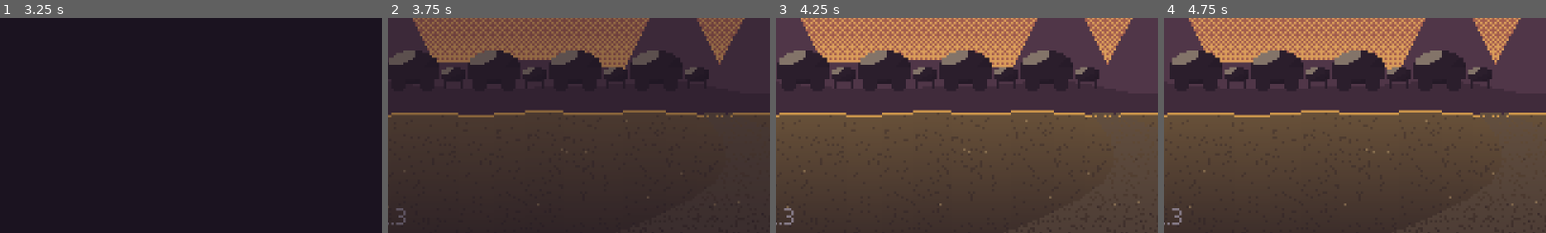
Above: before the commit, frames 1-4 (left to right).
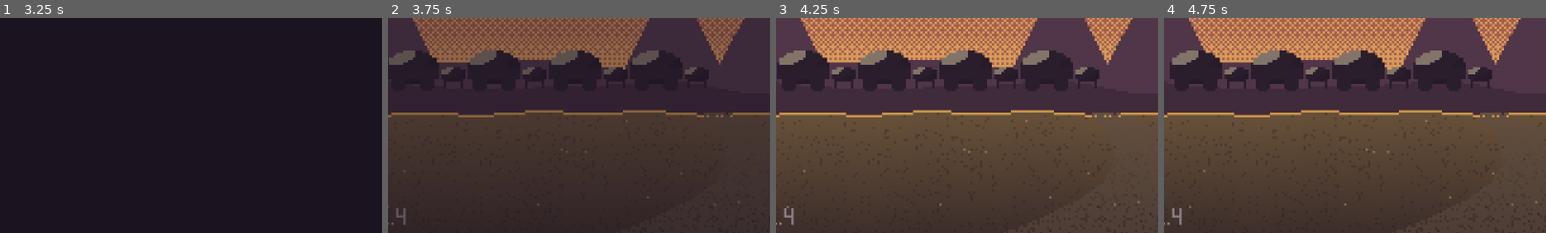
Above: after the commit, the same moments.

Repository: rodriguezric/the_caravan_thief
Game: Godot game, scene res://scenes/shell.tscn
The game is run twice, just before and just after one commit, with the same random seed, the same clock (stepped at 60 frames per second) and the same inputs.
Inputs (mouse positions are % of the whole screen's width and height, from its top left):
- Up to frame 1 (3.25 s): tap Enter at 0.5 s; move the mouse to (72, 45) at 0.52 s; hold Right (right) 0.53-1.25 s; hold Shift (run) 0.53-1.25 s; click (72, 45) at 0.67 s; tap Space at 0.77, 1.07 s; tap Z (accept) at 1.25 s; drag from (30, 55) to (45, 70) at 1.27 s; move the mouse to (60, 28) at 2.02 s; hold Right (right) 2.03-2.75 s; hold Shift (run) 2.03-2.75 s; drag from (45, 70) to (20, 35) at 2.77 s
- Up to frame 2 (3.75 s): move the mouse to (80, 65) at 3.52 s; hold Left (left) from 3.53 s (still down); hold Shift (run) from 3.53 s (still down); tap Keypad Enter at 3.6 s
- Up to frame 3 (4.25 s): keep holding Left (left); keep holding Shift (run); tap Space at 3.77, 4.07 s
- Up to frame 4 (4.75 s): release Left (left) at 4.25 s; release Shift (run) at 4.25 s; drag from (20, 35) to (35, 25) at 4.27 s
The pictures show only the part of the screen within x 7-57%, y 49-99%; the shares and areas given below are measured in that part.

Frame 1 is identical in both runs. In frame 2, less than 0.1% of the frame differs, in the area x 2-5%, y 88-97%; in frame 3, less than 0.1%; in frame 4, less than 0.1%.

Commit message:
feature_dont_show_sword

Diff:
--- a/project.godot
+++ b/project.godot
@@ -12,7 +12,7 @@
 
 config/name="The Caravan Thief"
 config/description="Sword Stories: The Caravan Thief. A heist JRPG about a thief, a cursed sword, and the difference between taking something and owning it."
-config/version="0.1.3"
+config/version="0.1.4"
 run/main_scene="res://scenes/shell.tscn"
 config/features=PackedStringArray("4.6")
 run/flush_stdout_on_print=true
--- a/scripts/battle/battle.gd
+++ b/scripts/battle/battle.gd
@@ -483,31 +483,35 @@
 		_highlight(u, false)
 		return r
 	while true:
-		var is_rook := u.id == "rook"
-		var opts := [{"text": "ATTACK"}, {"text": "SKILL", "enabled": not u.data.get("skills", []).is_empty()},
-			{"text": "SWORD", "enabled": is_rook and Game.flag("has_sword") and not u.has("sealed")},
-			{"text": "ITEM", "enabled": _supply_list().size() > 0}, {"text": "GUARD"}, {"text": "ACT", "enabled": not _act_list(u).is_empty()}]
+		# SWORD is listed only for whoever carries the blade
+		var bearer := u.id == "rook" and Game.flag("has_sword")
+		var keys := ["attack", "skill", "sword", "item", "guard", "act"] if bearer else ["attack", "skill", "item", "guard", "act"]
+		var all_opts := {"attack": {"text": "ATTACK"}, "skill": {"text": "SKILL", "enabled": not u.data.get("skills", []).is_empty()},
+			"sword": {"text": "SWORD", "enabled": not u.has("sealed")},
+			"item": {"text": "ITEM", "enabled": _supply_list().size() > 0}, "guard": {"text": "GUARD"}, "act": {"text": "ACT", "enabled": not _act_list(u).is_empty()}}
+		var helps := {"attack": "Strike with your weapon.", "skill": "Use a technique (costs TP).", "sword": "Call on the blade. Free, strong, and it raises Suspicion." if not u.has("sealed") else "SEALED. The blade will not answer.",
+			"item": "Use something from your pack.", "guard": "Brace. Take less damage and recover 2 TP.", "act": "Steal, talk, run, or do what this fight needs."}
+		var opts := keys.map(func(k: String) -> Dictionary: return all_opts[k])
 		cmd_menu = Menu.make(ui_root, opts, Vector2(4, 138), Vector2(100, 37), 2)
 		cmd_menu.cancellable = false
 		_pop_in(cmd_menu)
 		cmd_menu.moved.connect(func(i: int) -> void:
-			help_l.text = ["Strike with your weapon.", "Use a technique (costs TP).", "Call on the blade. Free, strong, and it raises Suspicion." if not u.has("sealed") else "SEALED. The blade will not answer.",
-				"Use something from your pack.", "Brace. Take less damage and recover 2 TP.", "Steal, talk, run, or do what this fight needs."][i])
+			help_l.text = helps[keys[i]])
 		var c := await cmd_menu.ask()
 		cmd_menu.queue_free()
 		var plan := {}
-		match c:
-			0:
+		match keys[c] if c >= 0 else "":
+			"attack":
 				var tgt := await choose_target(_targets_for(u, "enemy"))
 				if tgt != null:
 					plan = {"cmd": "attack", "target": tgt}
-			1:
+			"skill":
 				var sk := await _sub_menu(u, "skills")
 				if not sk.is_empty():
 					var tgt := await _pick_for(u, sk)
 					if tgt != null or sk.target in ["all", "party", "self"]:
 						plan = {"cmd": "skill", "skill": sk, "target": tgt}
-			2:
+			"sword":
 				var sk := await _sub_menu(u, "sword")
 				if not sk.is_empty():
 					if sk.id == "foreknow":
@@ -516,7 +520,7 @@
 					var tgt := await _pick_for(u, sk)
 					if tgt != null or sk.target in ["all", "party", "self"]:
 						plan = {"cmd": "skill", "skill": sk, "target": tgt}
-			3:
+			"item":
 				var it := await _sub_menu(u, "items")
 				if not it.is_empty():
 					var tgt: BattleUnit = null
@@ -526,9 +530,9 @@
 						tgt = await choose_target(living(enemies))
 					if tgt != null or it.target == "party":
 						plan = {"cmd": "item", "item": it, "target": tgt}
-			4:
+			"guard":
 				plan = {"cmd": "guard"}
-			5:
+			"act":
 				var a := await _sub_menu(u, "act")
 				if not a.is_empty():
 					var tgt: BattleUnit = null
--- a/tools/autotest.gd
+++ b/tools/autotest.gd
@@ -3,7 +3,7 @@
 ## saves to CT_DIR (never the player's own files).
 ##   story            play from CT_SCENE (default P1) to an ending with
 ##                    CT_AUTOPLAY on; CT_CHOICES / CT_ACT / CT_SWORD /
-##                    CT_EXPLORE steer it. CT_STATE="var=n,flag,..." presets.
+##                    CT_EXPLORE steer it. CT_STATE="var=n,flag,!flag,..." presets (!flag clears).
 ##   battle:<kind>    a sample battle, screenshots through its animations
 ##   shell            title, endings, settings, records, achievements
 ##   slots            save slots: the old single save moving into slot 1,
@@ -80,6 +80,8 @@
 				Game.run.vars[p[0]] = int(p[1])
 			else:
 				Game.set_flag(p[0], p[1])
+		elif kv.begins_with("!"):
+			Game.run.flags.erase(kv.substr(1))
 		else:
 			Game.set_flag(kv)
 
